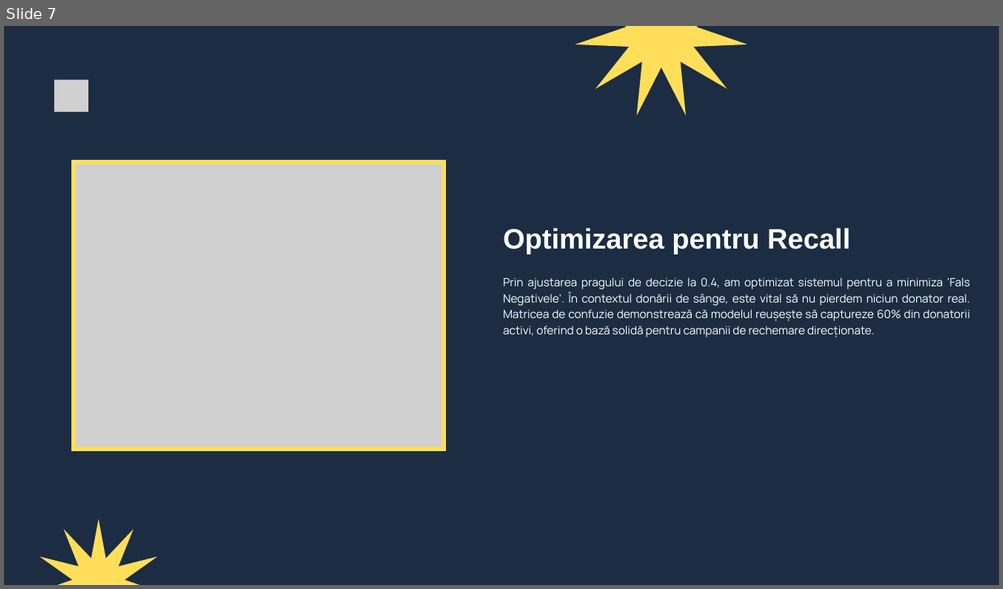
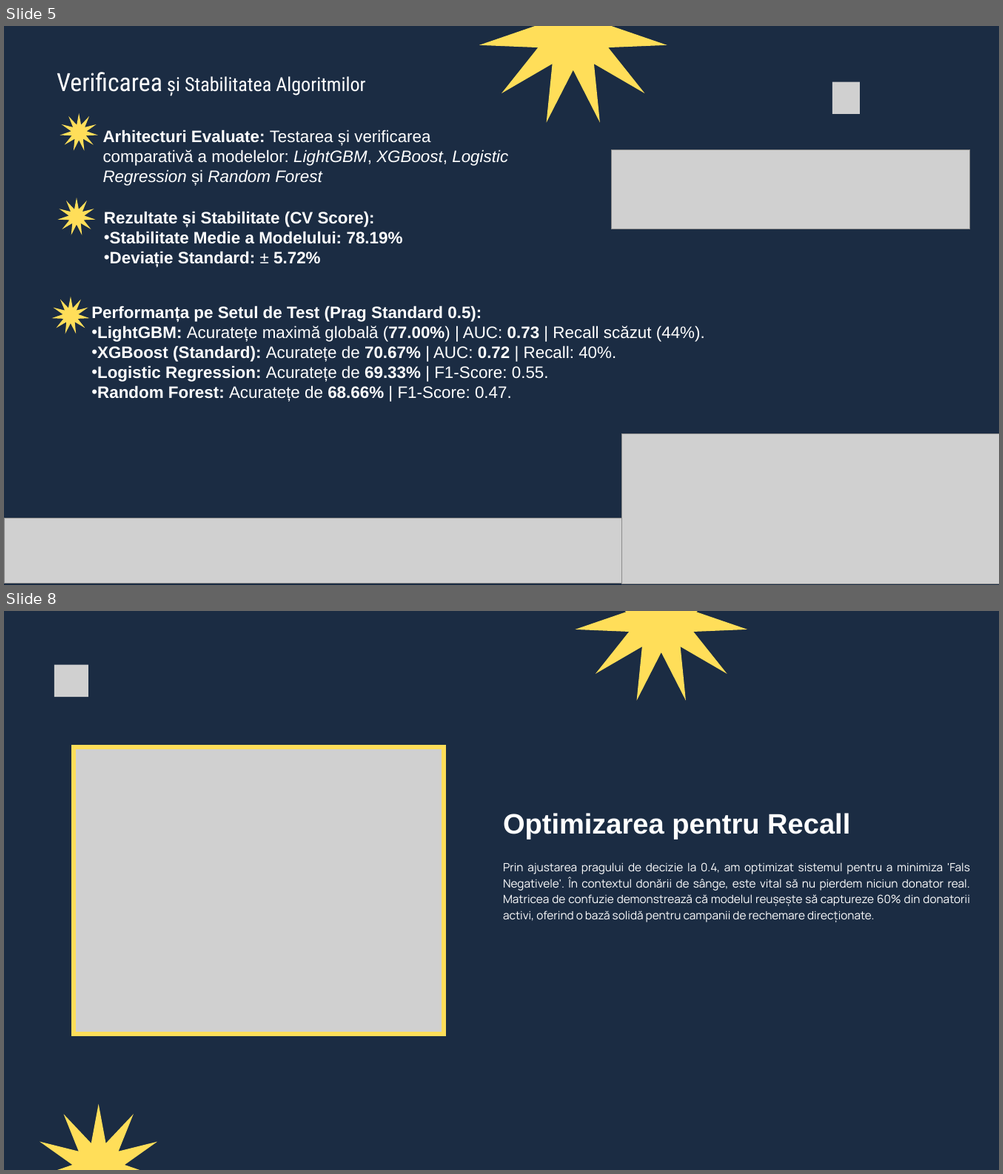
Before and after one commit to Raul124-afk/Proiect_sistemeInteligente, a slide deck: Proiect Sisteme Inteligente.pptx. Shown one above the other, each under a label of ours: slide 7 before the commit, slides 5 and 8 after it; the slides between them are not shown. The pictures are 1003x589 and 1003x1174 pixels, drawn with LibreOffice and Linux fonts; fonts in the diff are those of the drawing; grey boxes stand for pictures. Boxes give left, top, right and bottom in pixels: in the first picture for what was removed or moved away, otherwise in the second. Text is boxed around its words. In the diff, an @@ line names an element or a change of style, - is before the commit and + after.

```diff
--- a/Proiect Sisteme Inteligente.pptx
+++ b/Proiect Sisteme Inteligente.pptx
@@ slide 5 added at (x1=4, y1=26, x2=999, y2=585), background #1B2C43 @@
@@ freeform shape added at (x1=479, y1=26, x2=666, y2=122), fill #FFDE59 @@
@@ text added at (x1=57, y1=72, x2=365, y2=96), 28 pt, text #FFFFFF @@
+Verificarea și Stabilitatea Algoritmilor
@@ picture added at (x1=832, y1=82, x2=859, y2=113) @@
@@ freeform shape added at (x1=60, y1=113, x2=97, y2=151), fill #FFDE59 @@
@@ text added at (x1=103, y1=130, x2=508, y2=186), 24 pt, text #FFFFFF @@
+Arhitecturi Evaluate: Testarea și verificarea comparativă a modelelor: LightGBM, XGBoost, Logistic Regression și Random Forest
@@ picture added at (x1=612, y1=150, x2=970, y2=230) @@
@@ freeform shape added at (x1=58, y1=198, x2=96, y2=235), fill #FFDE59 @@
@@ text added at (x1=104, y1=211, x2=403, y2=267), 24 pt, text #FFFFFF, bold @@
+Rezultate și Stabilitate (CV Score):
+• Stabilitate Medie a Modelului: 78.19%
+• Deviație Standard: ± 5.72%
@@ freeform shape added at (x1=52, y1=297, x2=90, y2=334), fill #FFDE59 @@
@@ text added at (x1=91, y1=306, x2=705, y2=402), 24 pt, text #FFFFFF, bold @@
+Performanța pe Setul de Test (Prag Standard 0.5):
+• LightGBM: Acuratețe maximă globală (77.00%) | AUC: 0.73 | Recall scăzut (44%).
+• XGBoost (Standard): Acuratețe de 70.67% | AUC: 0.72 | Recall: 40%.
+• Logistic Regression: Acuratețe de 69.33% | F1-Score: 0.55.
+• Random Forest: Acuratețe de 68.66% | F1-Score: 0.47.
@@ picture added at (x1=622, y1=434, x2=999, y2=585) @@
@@ picture added at (x1=4, y1=519, x2=649, y2=584) @@
@@ what was slide 7 is now slide 8 @@
```
Also in this commit, not shown: 1 slide changed.
